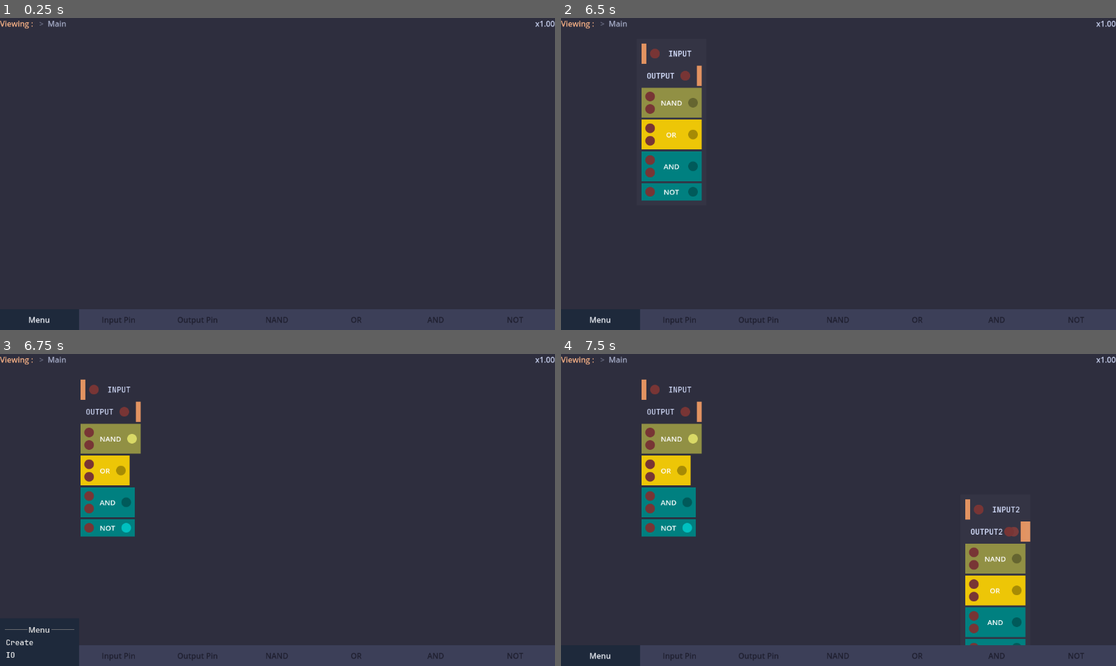
Above: before the commit, frames 1-4 (two rows, left to right).
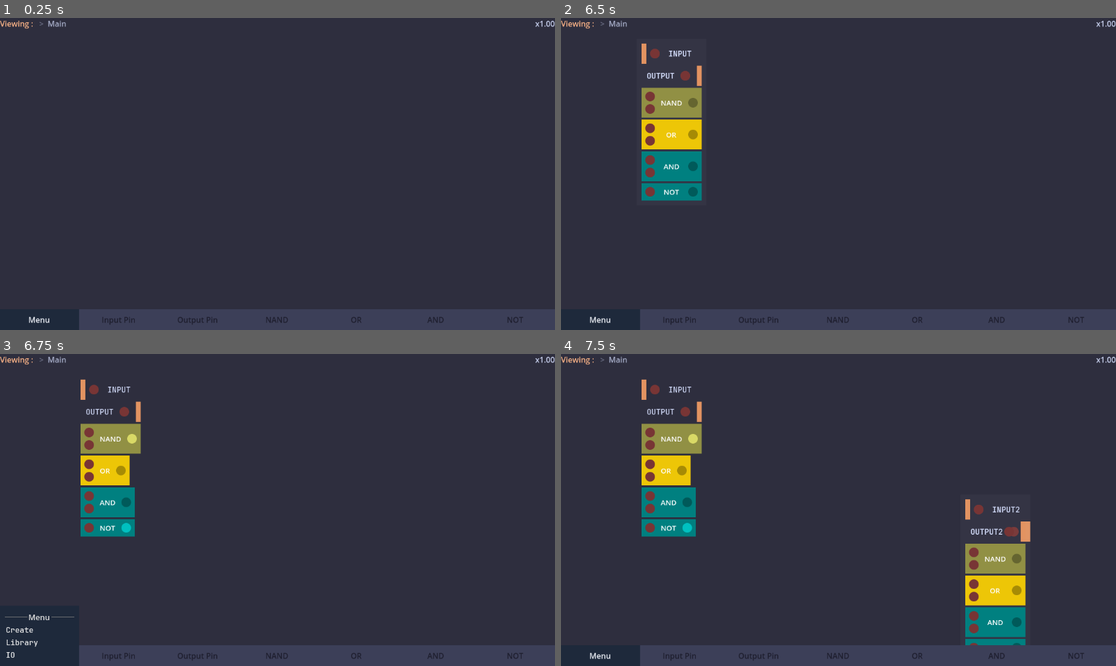
Above: after the commit, the same moments.

Repository: SinaMajdieh/SimuLogic
Game: Godot game, scene res://scenes/main.tscn
The game is run twice, just before and just after one commit, with the same random seed, the same clock (stepped at 60 frames per second) and the same inputs.
Inputs (mouse positions are in pixels of both pictures, inside the frame that each line leads up to):
- Up to frame 1 (0.25 s): no input
- Up to frame 2 (6.5 s): click "Input Pin" at 0.5 s; click "Output Pin" at 1.25 s; click "NAND" at 2 s; click "OR" at 2.75 s; click "AND" at 3.5 s; click "NOT" at 4.25 s; click "Main" at 5 s; click (638, 39) at 5.77 s
- Up to frame 3 (6.75 s): click "Menu" at 6.5 s
- Up to frame 4 (7.5 s): tap Enter at 7.25 s; move the mouse to (960, 494) at 7.27 s; hold W from 7.28 s (still down); hold Ctrl (ctr) from 7.28 s (still down); click (960, 494) at 7.42 s

Frames 1-2 are identical in both runs. In frame 3, 0.2% of the frame differs, in the area x 0-14%, y 83-94%; in frame 4, nothing differs.

Commit message:
Library added

Diff:
--- a/scenes/main.tscn
+++ b/scenes/main.tscn
@@ -12,6 +12,7 @@
 [ext_resource type="PackedScene" uid="uid://dl027x45wdqg4" path="res://scenes/panels/tool_tip.tscn" id="10_yc10j"]
 [ext_resource type="PackedScene" uid="uid://b6c0j1gg2tr0e" path="res://scenes/panels/create_chip.tscn" id="11_jscy8"]
 [ext_resource type="PackedScene" uid="uid://cbj8451n0hcmd" path="res://scenes/panels/io_settings.tscn" id="12_pm3ni"]
+[ext_resource type="PackedScene" uid="uid://bj23bdffs2cox" path="res://scenes/panels/library.tscn" id="13_trceg"]
 
 [sub_resource type="StyleBoxFlat" id="StyleBoxFlat_7dvkv"]
 bg_color = Color(0.117647, 0.117647, 0.180392, 1)
@@ -104,15 +105,17 @@
 theme = ExtResource("6_muem4")
 text = "Menu"
 flat = false
-item_count = 3
+item_count = 4
 popup/item_0/text = "Menu"
-popup/item_0/id = 2
+popup/item_0/id = 3
 popup/item_0/disabled = true
 popup/item_0/separator = true
 popup/item_1/text = "Create"
 popup/item_1/id = 0
-popup/item_2/text = "IO"
+popup/item_2/text = "Library"
 popup/item_2/id = 1
+popup/item_3/text = "IO"
+popup/item_3/id = 2
 script = ExtResource("7_dp3eg")
 
 [node name="InputPin" parent="ChipSelection/ButtonLayout" instance=ExtResource("8_0ld40")]
@@ -148,6 +151,10 @@
 anchors_preset = 0
 mouse_filter = 2
 
+[node name="Library" parent="Panels" instance=ExtResource("13_trceg")]
+visible = false
+layout_mode = 1
+
 [connection signal="resized" from="ChipSelection/ButtonLayout/MenuButton" to="ChipSelection/ButtonLayout/MenuButton" method="_on_resized"]
 [connection signal="add_pin" from="ChipSelection/ButtonLayout/InputPin" to="WorkSpaceContainer/WorkSpaceSubViewport/Infinite/WorkBench/ImportedChipsContainer" method="add_pin"]
 [connection signal="add_pin" from="ChipSelection/ButtonLayout/OutputPin" to="WorkSpaceContainer/WorkSpaceSubViewport/Infinite/WorkBench/ImportedChipsContainer" method="add_pin"]
--- a/scenes/panels/create_chip.tscn
+++ b/scenes/panels/create_chip.tscn
@@ -49,6 +49,7 @@
 color_variation = NodePath("CenterContainer/PanelContainer/Layout/ChipColorSelection/HBoxContainer/ColorVariation")
 
 [node name="Background" type="PanelContainer" parent="."]
+visible = false
 material = SubResource("ShaderMaterial_shir3")
 layout_mode = 1
 anchors_preset = 15
@@ -158,5 +159,6 @@
 
 [connection signal="item_selected" from="CenterContainer/PanelContainer/Layout/ChipColorSelection/HBoxContainer/ChipType" to="." method="_on_option_button_item_selected"]
 [connection signal="pressed" from="CenterContainer/PanelContainer/Layout/ChipColorSelection/HBoxContainer/RandomColor" to="." method="_on_random_color_pressed"]
+[connection signal="text_changed" from="CenterContainer/PanelContainer/Layout/Input/LineEdit" to="." method="_on_chip_name_text_changed"]
 [connection signal="pressed" from="CenterContainer/PanelContainer/Layout/Buttons/Save" to="." method="_on_submit"]
 [connection signal="pressed" from="CenterContainer/PanelContainer/Layout/Buttons/Cancel" to="." method="_on_cancel"]
--- /dev/null
+++ b/scenes/panels/library.tscn
@@ -0,0 +1,112 @@
+[gd_scene load_steps=4 format=3 uid="uid://bj23bdffs2cox"]
+
+[ext_resource type="Script" uid="uid://bxky1p43egddk" path="res://scripts/ui/panel/library.gd" id="1_43obm"]
+[ext_resource type="Shader" uid="uid://dy7t7we33jp56" path="res://shaders/blur.gdshader" id="2_xktus"]
+
+[sub_resource type="ShaderMaterial" id="ShaderMaterial_dtgb4"]
+shader = ExtResource("2_xktus")
+shader_parameter/blur_amount = 2.0
+shader_parameter/mix_amount = 0.0
+shader_parameter/color_over = Color(0, 0, 0, 1)
+
+[node name="Library" type="Control" node_paths=PackedStringArray("built_in", "custom")]
+layout_mode = 3
+anchors_preset = 15
+anchor_right = 1.0
+anchor_bottom = 1.0
+grow_horizontal = 2
+grow_vertical = 2
+script = ExtResource("1_43obm")
+built_in = NodePath("Center/Background/Items/BuiltInContainer/VBoxContainer")
+custom = NodePath("Center/Background/Items/CustomeContainer/VBoxContainer")
+
+[node name="Blur" type="PanelContainer" parent="."]
+material = SubResource("ShaderMaterial_dtgb4")
+layout_mode = 1
+anchors_preset = 15
+anchor_right = 1.0
+anchor_bottom = 1.0
+grow_horizontal = 2
+grow_vertical = 2
+
+[node name="Center" type="CenterContainer" parent="."]
+layout_mode = 1
+anchors_preset = 15
+anchor_right = 1.0
+anchor_bottom = 1.0
+grow_horizontal = 2
+grow_vertical = 2
+
+[node name="Background" type="PanelContainer" parent="Center"]
+custom_minimum_size = Vector2(400, 0)
+layout_mode = 2
+
+[node name="Items" type="VBoxContainer" parent="Center/Background"]
+layout_mode = 2
+
+[node name="Title" type="Label" parent="Center/Background/Items"]
+layout_mode = 2
+size_flags_vertical = 3
+theme_override_font_sizes/font_size = 30
+text = "Library"
+horizontal_alignment = 1
+
+[node name="BuiltInTitle" type="Label" parent="Center/Background/Items"]
+layout_mode = 2
+text = "Built-in"
+
+[node name="HSeparator" type="HSeparator" parent="Center/Background/Items"]
+layout_mode = 2
+
+[node name="BuiltInContainer" type="ScrollContainer" parent="Center/Background/Items"]
+custom_minimum_size = Vector2(0, 100)
+layout_mode = 2
+
+[node name="VBoxContainer" type="VBoxContainer" parent="Center/Background/Items/BuiltInContainer"]
+layout_mode = 2
+size_flags_horizontal = 3
+theme_override_constants/separation = 0
+
+[node name="CustomTitle" type="Label" parent="Center/Background/Items"]
+layout_mode = 2
+text = "Custom"
+
+[node name="HSeparator2" type="HSeparator" parent="Center/Background/Items"]
+layout_mode = 2
+
+[node name="CustomeContainer" type="ScrollContainer" parent="Center/Background/Items"]
+custom_minimum_size = Vector2(0, 150)
+layout_mode = 2
+
+[node name="VBoxContainer" type="VBoxContainer" parent="Center/Background/Items/CustomeContainer"]
+layout_mode = 2
+size_flags_horizontal = 3
+theme_override_constants/separation = 0
+
+[node name="HSeparator3" type="Control" parent="Center/Background/Items"]
+custom_minimum_size = Vector2(0, 30)
+layout_mode = 2
+
+[node name="Buttons" type="HBoxContainer" parent="Center/Background/Items"]
+layout_mode = 2
+
+[node name="Add" type="Button" parent="Center/Background/Items/Buttons"]
+layout_mode = 2
+size_flags_horizontal = 3
+disabled = true
+text = "Add"
+
+[node name="View" type="Button" parent="Center/Background/Items/Buttons"]
+layout_mode = 2
+size_flags_horizontal = 3
+disabled = true
+text = "View"
+
+[node name="Close" type="Button" parent="Center/Background/Items/Buttons"]
+layout_mode = 2
+size_flags_horizontal = 3
+text = "Close"
+
+[connection signal="pressed" from="Center/Background/Items/Buttons/Add" to="." method="add"]
+[connection signal="pressed" from="Center/Background/Items/Buttons/View" to="." method="_on_view_pressed"]
+[connection signal="pressed" from="Center/Background/Items/Buttons/Close" to="." method="_on_close_pressed"]
--- /dev/null
+++ b/scenes/panels/library_item.tscn
@@ -0,0 +1,20 @@
+[gd_scene load_steps=3 format=3 uid="uid://dv37oeprk4ju7"]
+
+[ext_resource type="Script" uid="uid://cfblbj17mkv4x" path="res://scripts/ui/panel/library_item.gd" id="1_wlo62"]
+
+[sub_resource type="MeshTexture" id="MeshTexture_43obm"]
+
+[node name="LibraryItem" type="CheckButton"]
+theme_override_icons/icon = SubResource("MeshTexture_43obm")
+theme_override_icons/checked = SubResource("MeshTexture_43obm")
+theme_override_icons/unchecked = SubResource("MeshTexture_43obm")
+theme_override_icons/checked_disabled = SubResource("MeshTexture_43obm")
+theme_override_icons/unchecked_disabled = SubResource("MeshTexture_43obm")
+theme_override_icons/checked_mirrored = SubResource("MeshTexture_43obm")
+theme_override_icons/unchecked_mirrored = SubResource("MeshTexture_43obm")
+theme_override_icons/checked_disabled_mirrored = SubResource("MeshTexture_43obm")
+theme_override_icons/unchecked_disabled_mirrored = SubResource("MeshTexture_43obm")
+text = "And"
+script = ExtResource("1_wlo62")
+
+[connection signal="pressed" from="." to="." method="_on_pressed"]
--- a/scripts/communication/communication.gd
+++ b/scripts/communication/communication.gd
@@ -6,6 +6,10 @@
 # This class manages simulation properties, chip interactions, and signal emissions.
 # It tracks timing parameters and facilitates communication within the workbench environment.
 # ======================
+
+# === CHIP BLUEPRINT DIRECTORY ===
+# Defines the default location where chip blueprints are stored.
+@export var chips_schematic_path: String = "res://blue_prints/"
 
 # === FRAME TIMING PARAMETERS ===
 # Tracks simulation frame updates and gate delays.
@@ -26,6 +30,7 @@
 signal import_chip_signal(bp: ChipBlueprint)  # Imports a chip blueprint.
 signal export_screen(active: bool)  # Controls workbench export screen visibility.
 signal io_screen(active: bool)  # Toggles the input/output configuration screen.
+signal library_panel(active: bool)  # Toggles the library screen.
 signal sim_frame_changed(length: float)  # Updates simulation timing settings.
 
 # ======================
@@ -55,6 +60,15 @@
     io_screen.emit(active)
 
 # ======================
+# TOGGLE LIBRARY SCREEN
+# ----------------------
+# Emits a signal to control the visibility of the library interface.
+# Default state is active when called without parameters.
+# ======================
+func set_library_panel(active: bool = true) -> void:
+    library_panel.emit(active)
+
+# ======================
 # UPDATE SIMULATION FRAME SETTINGS
 # ----------------------
 # Emits a signal to modify simulation timing based on the provided frame length.
--- a/scripts/pin/work_bench_pin.gd
+++ b/scripts/pin/work_bench_pin.gd
@@ -42,6 +42,8 @@
 func _on_line_edit_text_changed(new_text: String) -> void:
     if new_text.is_empty():
         return
+    new_text = new_text.to_upper()
+    label.text = new_text
     name = new_text
     if logic:
         logic.name = new_text
--- a/scripts/ui/chip selection/chip_selection.gd
+++ b/scripts/ui/chip selection/chip_selection.gd
@@ -15,10 +15,6 @@
 # === CHIP STORAGE ===
 # Dictionary storing available chips and their corresponding blueprints.
 var chips: Dictionary[String, ChipBlueprint] = {}
-
-# === CHIP BLUEPRINT DIRECTORY ===
-# Defines the default location where chip blueprints are stored.
-@export var chips_schematic_path: String = "res://blue_prints/"
 
 # === BUTTON CONTAINER REFERENCE ===
 # Holds all chip selection buttons within the scrollable menu.
@@ -60,7 +56,7 @@
 # Reads chip blueprints stored in the designated directory and registers them for selection.
 # Only `.tres` or `.res` files are considered valid chip blueprints.
 # ======================
-func read_chips(directory_path: String = chips_schematic_path) -> void:
+func read_chips(directory_path: String = Comm.chips_schematic_path) -> void:
 	var dir: DirAccess = DirAccess.open(directory_path)
 	if dir:
 		var files: PackedStringArray = dir.get_files()
--- a/scripts/ui/menue.gd
+++ b/scripts/ui/menue.gd
@@ -1,23 +1,64 @@
 extends MenuButton
 
-# Defines a minimum width percentage relative to the viewport
+# ======================
+# MENU BUTTON CONTROL:
+# ----------------------
+# This class manages a dropdown menu for workbench interactions.
+# It dynamically adjusts size and enables/disables options based on conditions.
+# ======================
+
+# === BUTTON SIZE CONFIGURATION ===
+# Defines the minimum width percentage relative to the viewport.
 @export_range(0, 1) var minimum_width = 0.1
 
-# Connects button interactions at initialization
+# === POPUP MENU REFERENCE ===
+# Stores the popup menu instance for interaction handling.
+@onready var popup: PopupMenu = get_popup()
+
+# ======================
+# INITIALIZE MENU BUTTON
+# ----------------------
+# Connects button interactions upon startup.
+# ======================
 func _ready() -> void:
-    get_popup().id_pressed.connect(_on_pressed)
+    popup.id_pressed.connect(_on_pressed)
 
-# Enumeration for button menu options
-enum items {CREATE, IO}
+# ======================
+# MENU ITEM ENUMERATION
+# ----------------------
+# Defines available options within the dropdown menu.
+# ======================
+enum items {CREATE, LIBRARY, IO}
 
-# Handles workbench export when a menu item is selected
+# ======================
+# HANDLE MENU SELECTION
+# ----------------------
+# Triggers relevant workbench functions when an item is selected.
+# ======================
 func _on_pressed(id: int) -> void:
     match id:
         items.CREATE:
             Comm.set_export_screen()
         items.IO:
             Comm.set_io_screen_screen()
+        items.LIBRARY:
+            Comm.set_library_panel()
 
-# Adjusts the button's minimum size based on viewport width
+# ======================
+# ADJUST BUTTON SIZE DYNAMICALLY
+# ----------------------
+# Updates the button's minimum width based on the viewport size.
+# ======================
 func _on_resized() -> void:
     custom_minimum_size.x = get_viewport().size.x * minimum_width
+
+# ======================
+# TOGGLE MENU ITEM AVAILABILITY
+# ----------------------
+# Disables or enables the "CREATE" option based on workbench state.
+# ======================
+func _process(_delta: float) -> void:
+    if WorkBenchComm.work_bench.chip_stack.size() > 0:
+        popup.set_item_disabled(popup.get_item_index(items.CREATE), true)
+    else:
+        popup.set_item_disabled(popup.get_item_index(items.CREATE), false)
--- a/scripts/ui/panel/create_chip.gd
+++ b/scripts/ui/panel/create_chip.gd
@@ -72,7 +72,7 @@
 # HANDLE EXPORT SUBMISSION
 # ----------------------
 # Validates input and triggers chip export.
-# Closes the popup and resets fields upon success.
+# Closes the set_open and resets fields upon success.
 # ======================
 func _on_submit() -> void:
 	if not input_is_valid():
@@ -82,16 +82,16 @@
 	if color_variation.button_pressed and not color_variation.disabled:
 		final_color = ColorMan.get_variation_color(final_color)
 	WorkBenchComm.export(line_edit.text, final_color)  # Export chip
-	popup(false)  # Hide export UI
+	set_open(false)  # Hide export UI
 	reset()  # Reset input fields
 
 # ======================
 # CANCEL EXPORT REQUEST
 # ----------------------
-# Hides the export popup without taking action.
+# Hides the export set_open without taking action.
 # ======================
 func _on_cancel() -> void:
-	popup(false)
+	set_open(false)
 
 # ======================
 # UPDATE COLOR SELECTION
@@ -111,10 +111,10 @@
 # ======================
 # CONTROL EXPORT POPUP VISIBILITY
 # ----------------------
-# Shows or hides the export popup, adjusting workbench processing accordingly.
+# Shows or hides the export set_open, adjusting workbench processing accordingly.
 # ======================
-func popup(active: bool) -> void:
-	match active:
+func set_open(open: bool) -> void:
+	match open:
 		true:
 			visible = true
 			WorkBenchComm.work_bench.process_mode = Node.PROCESS_MODE_DISABLED  # Pause workbench processing
@@ -128,7 +128,7 @@
 # Connects signals for managing export screen visibility upon startup.
 # ======================
 func _ready() -> void:
-	Comm.export_screen.connect(popup)
+	Comm.export_screen.connect(set_open)
 
 
 # ======================
@@ -145,3 +145,7 @@
 
 	# Apply a randomized color variation
 	color_pick.color = ColorMan.get_variation_color(color_pick.color, true)
+
+
+func _on_chip_name_text_changed(new_text:String) -> void:
+	line_edit.text = new_text.to_upper()
--- a/scripts/ui/panel/io_settings.gd
+++ b/scripts/ui/panel/io_settings.gd
@@ -1,4 +1,4 @@
-extends Control
+extends PanelBase
 
 # ======================
 # SIMULATION SETTINGS UI:
@@ -24,23 +24,13 @@
     show_grid_checkbox.button_pressed = WorkBenchComm.show_grid
 
 # ======================
-# TOGGLE SETTINGS SCREEN VISIBILITY
-# ----------------------
-# Opens or closes the simulation settings panel.
-# Resets values when displayed.
-# ======================
-func screen_state(open: bool) -> void:
-    reset()
-    visible = open
-
-# ======================
 # INITIALIZE SETTINGS UI
 # ----------------------
 # Ensures initial values are correct and connects interaction signals.
 # ======================
 func _ready() -> void:
     reset()  # Ensure SpinBoxes start with correct values
-    Comm.io_screen.connect(screen_state)  # Connect screen visibility toggle
+    Comm.io_screen.connect(set_open)  # Connect screen visibility toggle
 
 # ======================
 # APPLY USER-DEFINED SETTINGS
--- /dev/null
+++ b/scripts/ui/panel/library.gd
@@ -0,0 +1,129 @@
+extends PanelBase
+
+# ======================
+# CHIP LIBRARY SYSTEM:
+# ----------------------
+# This class manages library items for chip selection.
+# It handles loading, selection, interaction, and viewing functionalities.
+# ======================
+
+# === LIBRARY ITEM CONTAINERS ===
+# Organizes chips into built-in and custom categories.
+@export var built_in: VBoxContainer  # Stores built-in chips
+@export var custom: VBoxContainer  # Stores custom chips
+
+# === SELECTION TRACKING ===
+# Stores the currently selected library item.
+@export var selected: LibraryItem = null
+
+# ======================
+# HANDLE CHIP SELECTION
+# ----------------------
+# Selects a library item and updates UI state accordingly.
+# ======================
+func select(item: LibraryItem) -> void:
+	if not item:
+		return
+	if selected:
+		selected.button_pressed = false
+	selected = item
+	item.button_pressed = true
+	set_buttons_enable(true)
+
+# ======================
+# HANDLE CHIP DESELECTION
+# ----------------------
+# Deselects the currently active item and resets UI controls.
+# ======================
+func deselect(item: LibraryItem) -> void:
+	if item != selected:
+		return
+	selected.button_pressed = false
+	selected = null
+	set_buttons_enable(false)
+
+# ======================
+# ENABLE/DISABLE UI BUTTONS
+# ----------------------
+# Toggles button availability based on selection state.
+# ======================
+func set_buttons_enable(enable: bool) -> void:
+	$Center/Background/Items/Buttons/Add.disabled = not enable
+	$Center/Background/Items/Buttons/View.disabled = not enable
+
+# ======================
+# LOAD CHIP LIBRARY
+# ----------------------
+# Scans a directory for stored chip blueprints and adds them to the UI.
+# ======================
+func load_library(directory_path: String = Comm.chips_schematic_path) -> void:
+	var dir: DirAccess = DirAccess.open(directory_path)
+	if dir:
+		var files: PackedStringArray = dir.get_files()
+		for file_name in files:
+			# Filter only blueprint files
+			if file_name.ends_with(".tres") or file_name.ends_with(".res"):
+				var resource: Resource = load("%s%s" % [directory_path, file_name]) as ChipBlueprint
+				if resource:
+					add_item(resource)
+
+# ======================
+# ADD CHIP TO LIBRARY
+# ----------------------
+# Creates a new library item and assigns it to the appropriate category.
+# ======================
+func add_item(schematic: ChipBlueprint) -> void:
+	var item: LibraryItem = LibraryItem.get_library_item(schematic)
+	item.selected.connect(select)
+	item.deselected.connect(deselect)
+
+	if schematic.type == Chip.ChipType.COMPOSIT:
+		custom.add_child(item)
+	else:
+		built_in.add_child(item)
+
+	item.name = schematic.name
+
+# ======================
+# IMPORT SELECTED CHIP
+# ----------------------
+# Imports a chip from the library into the workbench.
+# ======================
+func add() -> void:
+	if not selected:
+		return
+	Comm.import_chip(selected.schematic)
+
+# ======================
+# INITIALIZE LIBRARY SYSTEM
+# ----------------------
+# Loads chip data and connects UI signals upon startup.
+# ======================
+func _ready() -> void:
+	load_library()
+	Comm.library_panel.connect(set_open)
+
+# ======================
+# CLOSE LIBRARY PANEL
+# ----------------------
+# Deselects an active item and hides the library interface.
+# ======================
+func _on_close_pressed() -> void:
+	if selected:
+		deselect(selected)
+	set_open(false)
+
+# ======================
+# VIEW SELECTED CHIP
+# ----------------------
+# Navigates to the selected chip's workbench view.
+# ======================
+func _on_view_pressed() -> void:
+	if not selected:
+		return
+
+	if WorkBenchComm.work_bench.chip_stack.size() > 0:
+		WorkBenchComm.work_bench.go_to_workbench(0)
+
+	WorkBenchComm.work_bench.import(selected.schematic)
+	_on_close_pressed()
--- /dev/null
+++ b/scripts/ui/panel/library_item.gd
@@ -0,0 +1,44 @@
+class_name LibraryItem
+extends CheckButton
+
+# ======================
+# LIBRARY ITEM COMPONENT:
+# ----------------------
+# This class represents an interactive library item in the selection menu.
+# It manages blueprint selection and emits signals based on user interaction.
+# ======================
+
+# === PRELOADED SCENE REFERENCE ===
+# Defines the base scene used for instantiating library items.
+static var library_item_scene: PackedScene = preload("res://scenes/panels/library_item.tscn")
+
+# === SIGNAL DEFINITIONS ===
+# Emits events when an item is selected or deselected.
+signal selected(item: LibraryItem)
+signal deselected(item: LibraryItem)
+
+# === CHIP SCHEMATIC REFERENCE ===
+# Stores the schematic associated with this library item.
+var schematic: ChipBlueprint
+
+# ======================
+# CREATE NEW LIBRARY ITEM
+# ----------------------
+# Instantiates a new library item and assigns its schematic.
+# ======================
+static func get_library_item(schematic_: ChipBlueprint) -> LibraryItem:
+	var item: LibraryItem = library_item_scene.instantiate()
+	item.schematic = schematic_
+	item.text = schematic_.name
+	return item
+
+# ======================
+# HANDLE ITEM SELECTION
+# ----------------------
+# Detects button press events and emits corresponding signals.
+# ======================
+func _on_pressed() -> void:
+	if button_pressed:
+		selected.emit(self)
+	else:
+		deselected.emit(self)
--- /dev/null
+++ b/scripts/ui/panel/panel_base.gd
@@ -0,0 +1,20 @@
+class_name PanelBase
+extends Control
+
+# ======================
+# RESET SIMULATION SETTINGS
+# ----------------------
+# Resets UI values to match the current workbench configuration.
+# ======================
+func reset() -> void:
+    return
+
+# ======================
+# TOGGLE SETTINGS SCREEN VISIBILITY
+# ----------------------
+# Opens or closes the simulation settings panel.
+# Resets values when displayed.
+# ======================
+func set_open(open: bool) -> void:
+    reset()
+    visible = open
--- a/scripts/wire/wire.gd
+++ b/scripts/wire/wire.gd
@@ -113,13 +113,15 @@
     var shape_changed: bool = false  # Tracks whether shape adjustments were made
 
     # Adjust the first segment if the start position has changed
-    if points[0] != new_start and points.size() > 2:
-        points[1] = adjust_point(points[1], new_start)
+    if points[0] != new_start:
+        if points.size() > 2:
+            points[1] = adjust_point(points[1], new_start)
         shape_changed = true
 
     # Adjust the last segment if the end position has changed
-    if points[-1] != new_end and points.size() > 2:
-        points[-2] = adjust_point(points[-2], new_end)
+    if points[-1] != new_end:
+        if points.size() > 2:
+            points[-2] = adjust_point(points[-2], new_end)
         shape_changed = true
 
     # If changes were made, update endpoints and collision shape
--- a/scripts/working bench/working_bench.gd
+++ b/scripts/working bench/working_bench.gd
@@ -191,7 +191,7 @@
 # ======================
 func go_to_workbench(index: int) -> void:
 	if index >= chip_stack.size():
-		Logger.log_with_time(Logger.Logs.ERRORS, "Cannot go back more, Chip Stack is empty", true)
+		Logger.log_with_time(Logger.Logs.ERRORS, "Cannot go to chip stack %d" % index, true)
 		return
 
 	var target_chip: ChipBlueprint = chip_stack[index]
Not shown: 1 places in scenes/main.tscn that only renumber resources
Not shown, added: scripts/ui/panel/library.gd.uid
Not shown, added: scripts/ui/panel/library_item.gd.uid
Not shown, added: scripts/ui/panel/panel_base.gd.uid
